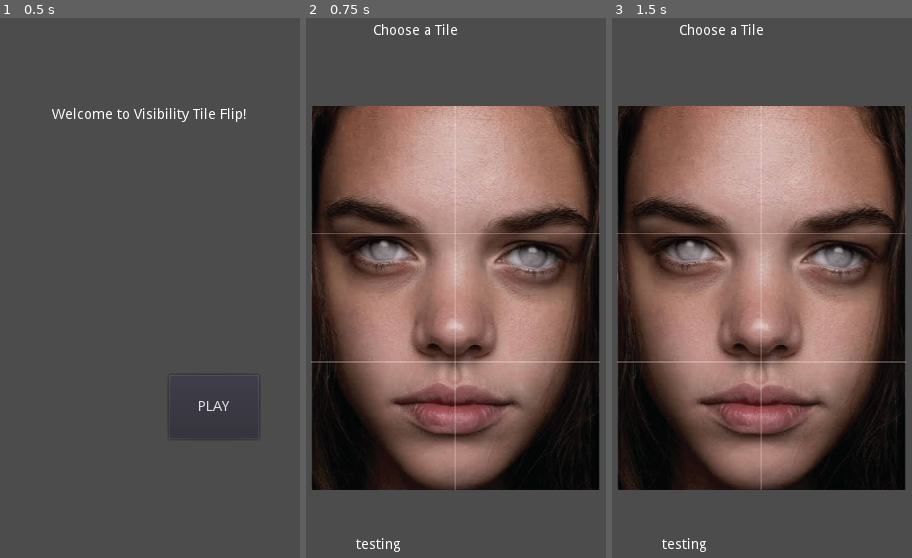
Above: before the commit, frames 1-3 (left to right).
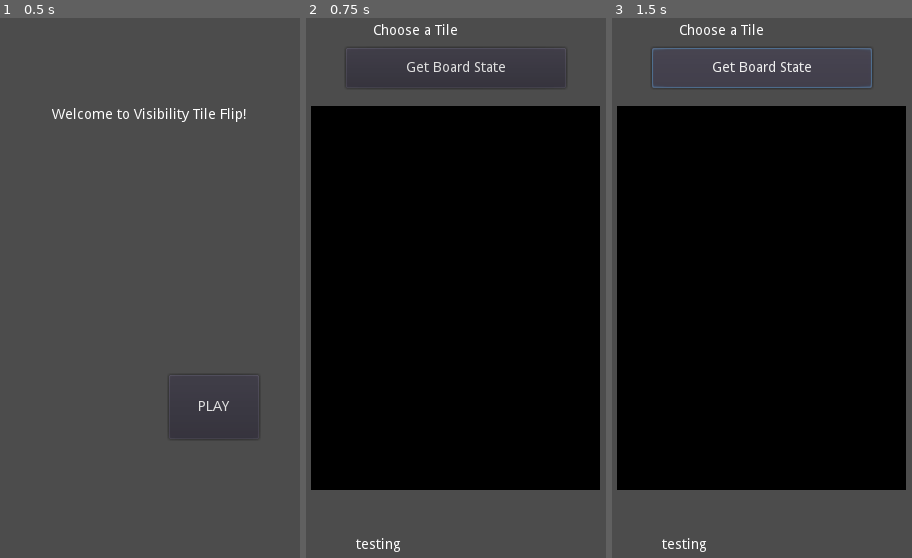
Above: after the commit, the same moments.

Repository: uknable/multiplayeraround
Game: Godot game, scene res://welcome.tscn
Two runs of this game, one before a commit and one after it. Both use one fixed random seed, a clock stepped at 60 frames per second and the inputs below.
Inputs (mouse positions are in pixels of both pictures, inside the frame that each line leads up to):
- Up to frame 1 (0.5 s): no input
- Up to frame 2 (0.75 s): click "PLAY" at 0.5 s
- Up to frame 3 (1.5 s): click (762, 66) at 1.25 s, where only the run after the commit has a clickable "Get Board State"

Frame 1 is identical in both runs. In frame 2, 58% of the frame differs, in the area x 1-98%, y 7-88%; in frame 3, 58%, in the area x 1-98%, y 5-88%.
Error before the commit: Assertion failed. (res://network.gd:17)
Error after the commit: Invalid call. Nonexistent function 'get' in base 'Nil'. (res://board_state.gd:44)

Commit message:
board screen correspond to heroku board state

Diff:
--- a/board_state.gd
+++ b/board_state.gd
@@ -4,16 +4,26 @@
 # <meta http-equiv="Content-Security-Policy" content="upgrade-insecure-requests">
 
 onready var tm = $TileMap
+var tileCoords = {
+	[0,0]: 0,
+	[1,0]: 1,
+	[0,1]: 2,
+	[1,1]: 3,
+	[0,2]: 4,
+	[1,2]: 5
+}
+
+func _ready():
+	getBoardState()
 
 #for mouse input
 func _process(delta):
 	if (Input.is_action_just_pressed("ui_click")):
 		var mouseLoc = get_global_mouse_position()
 		var mouseLocV = tm.world_to_map(mouseLoc)
-		print(mouseLoc, mouseLocV)
-		network.putRequest(mouseLocV)
-
-	# get board_state
+		if(mouseLocV.x >= 0 && mouseLocV.x < 2 && mouseLocV.y >= 1 && mouseLocV.y < 4):
+			print(mouseLocV)
+			network.putRequest(mouseLocV)
 
 # for touch input
 func _input(event):
@@ -22,5 +32,30 @@
 	if event.pressed:
 		var touchPos = get_canvas_transform().xform_inv(event.position)
 		var touchPosV = tm.world_to_map(touchPos)
-		print(touchPos, touchPosV)
-		network.putRequest(touchPosV)
+		if(touchPosV.x >= 0 && touchPosV.x < 2 && touchPosV.y >= 1 && touchPosV.y < 4):
+			print(touchPosV)
+			network.putRequest(touchPosV)
+
+func getBoardState():
+	$GetBoardState.request("https://sleepy-sands-19230.herokuapp.com/board_state")
+
+func _on_GetBoardState_request_completed(result, response_code, headers, body):
+	var json = JSON.parse(body.get_string_from_utf8())
+	var board_state = json.result.get('info')
+
+	print("Got Board State")
+
+	for row in board_state:
+		# tile in row is an Array of Float(Real)
+		# change to Array of Int to use for tileCoords
+
+		if(row.flipped):
+			var flippedTile = [int(row.tile[0]), int(row.tile[1])]
+			tm.set_cellv(
+			Vector2(flippedTile[0], flippedTile[1]),
+			tileCoords.get(flippedTile)
+		)
+
+
+func _on_ButtonGetBoardState_pressed():
+	getBoardState()
--- a/board_state.tscn
+++ b/board_state.tscn
@@ -7,6 +7,7 @@
 [ext_resource path="res://assets/board_3.png" type="Texture" id=5]
 [ext_resource path="res://assets/board_4.png" type="Texture" id=6]
 [ext_resource path="res://assets/board_5.png" type="Texture" id=7]
+[ext_resource path="res://assets/black.png" type="Texture" id=8]
 
 [sub_resource type="TileSet" id=1]
 0/name = "board_0.png 0"
@@ -69,6 +70,16 @@
 5/navigation_offset = Vector2( 0, 0 )
 5/shapes = [  ]
 5/z_index = 0
+6/name = "black.png 6"
+6/texture = ExtResource( 8 )
+6/tex_offset = Vector2( 0, 0 )
+6/modulate = Color( 1, 1, 1, 1 )
+6/region = Rect2( 0, 0, 128, 128 )
+6/tile_mode = 0
+6/occluder_offset = Vector2( 0, 0 )
+6/navigation_offset = Vector2( 0, 0 )
+6/shapes = [  ]
+6/z_index = 0
 
 [node name="BoardState" type="Node2D"]
 script = ExtResource( 1 )
@@ -79,7 +90,7 @@
 tile_set = SubResource( 1 )
 cell_size = Vector2( 128, 128 )
 format = 1
-tile_data = PoolIntArray( 0, 0, 0, 1, 1, 0, 65536, 2, 0, 65537, 3, 0, 131072, 4, 0, 131073, 5, 0 )
+tile_data = PoolIntArray( 0, 6, 0, 1, 6, 0, 65536, 6, 0, 65537, 6, 0, 131072, 6, 0, 131073, 6, 0 )
 
 [node name="ChooseATile" type="RichTextLabel" parent="."]
 margin_left = 67.0
@@ -94,3 +105,14 @@
 margin_right = 94.0
 margin_bottom = 574.0
 text = "testing"
+
+[node name="GetBoardState" type="HTTPRequest" parent="."]
+
+[node name="ButtonGetBoardState" type="Button" parent="."]
+margin_left = 40.0
+margin_top = 70.0
+margin_right = 260.0
+margin_bottom = 110.0
+text = "Get Board State"
+[connection signal="request_completed" from="GetBoardState" to="." method="_on_GetBoardState_request_completed"]
+[connection signal="pressed" from="ButtonGetBoardState" to="." method="_on_ButtonGetBoardState_pressed"]
--- a/network.gd
+++ b/network.gd
@@ -1,37 +1,36 @@
 extends Node
 
 func putRequest(mouseLocV):
-    var xPos= mouseLocV.x
-    var yPos = mouseLocV.y - 1
+	var xPos= mouseLocV.x
+	var yPos = mouseLocV.y - 1
 
-    var http = HTTPClient.new()
-    var err = http.connect_to_host("sleepy-sands-19230.herokuapp.com")
-    assert(err == OK)
+	var http = HTTPClient.new()
+	var err = http.connect_to_host("sleepy-sands-19230.herokuapp.com")
+	assert(err == OK)
 
-    while http.get_status() == HTTPClient.STATUS_CONNECTING or http.get_status() == HTTPClient.STATUS_RESOLVING:
-        http.poll()
-        print("Connecting...")
-        OS.delay_msec(500)
+	while http.get_status() == HTTPClient.STATUS_CONNECTING or http.get_status() == HTTPClient.STATUS_RESOLVING:
+	    http.poll()
+	    print("Connecting...")
+	    OS.delay_msec(500)
 
-    print("Connection asserted? " + str(http.get_status()))
-    assert(http.get_status() == HTTPClient.STATUS_CONNECTED)
+	assert(http.get_status() == HTTPClient.STATUS_CONNECTED)
 
-    var fields = {"flipped": false, "xPos": xPos, "yPos": yPos }
-    var queryString = http.query_string_from_dict(fields)
-    var headers = ["Content-Type: application/x-www-form-urlencoded"]
+	var fields = {"flipped": false, "xPos": xPos, "yPos": yPos }
+	var queryString = http.query_string_from_dict(fields)
+	var headers = ["Content-Type: application/x-www-form-urlencoded"]
 
-    print("About to do PUT request: " + str(http.get_status()))
+	print("About to do PUT request: " + str(http.get_status()))
 
-    http.request(
-        HTTPClient.METHOD_PUT,
-        "/board_state",
-        headers,
-        queryString
-    )
+	http.request(
+	    HTTPClient.METHOD_PUT,
+	    "/board_state",
+	    headers,
+	    queryString
+	)
 
-    while http.get_status() == HTTPClient.STATUS_REQUESTING:
-        http.poll()
-        print("Requesting PUT...")
-        yield(get_tree(), "idle_frame")
+	while http.get_status() == HTTPClient.STATUS_REQUESTING:
+	    http.poll()
+	    print("Requesting PUT...")
+	    yield(get_tree(), "idle_frame")
 
-    print("After PUT request: " + str(http.get_status()))
+	print("After PUT request: " + str(http.get_status()))
Binary file added: assets/black.png
Not shown, added: assets/black.png.import
Not shown: 1 places in board_state.tscn that only renumber resources
